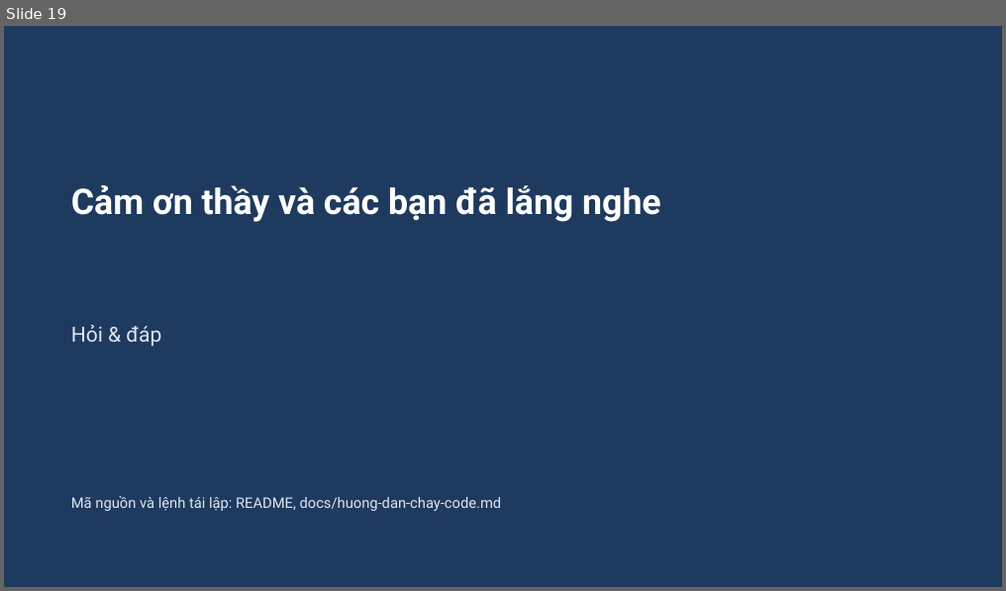
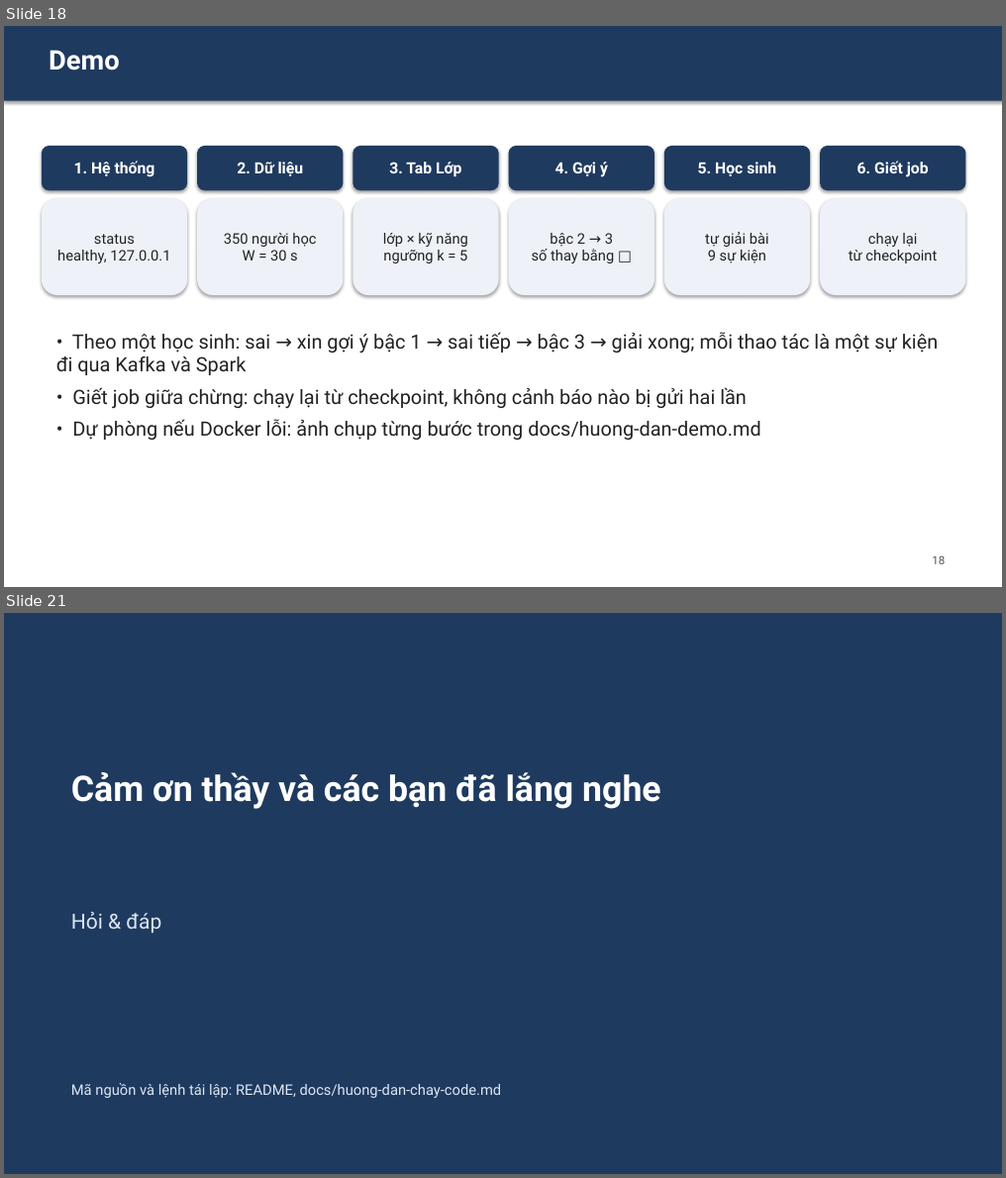
Before and after one commit to vankcdhv/ai-math-tutor, a slide deck: slides/slide.pptx. Shown one above the other, each under a label of ours: slide 19 before the commit, slides 18 and 21 after it; the slides between them are not shown. The pictures are 1006x591 and 1006x1178 pixels, drawn with LibreOffice and Linux fonts; fonts in the diff are those of the drawing. Boxes give left, top, right and bottom in pixels: in the first picture for what was removed or moved away, otherwise in the second. Text is boxed around its words. In the diff, an @@ line names an element or a change of style, - is before the commit and + after.

```diff
--- a/slides/slide.pptx
+++ b/slides/slide.pptx
@@ slide 18 added at box(4, 26, 1002, 587), background #FFFFFF @@
@@ rectangle added at box(4, 26, 1002, 101), fill #1F3A5F @@
@@ text added at box(49, 50, 120, 71), 26 pt, text #FFFFFF, bold @@
+Demo
@@ rounded rectangle added at box(42, 146, 187, 190), fill #1F3A5F, 15 pt, text #FFFFFF, bold @@
+1. Hệ thống
@@ rounded rectangle added at box(197, 146, 344, 190), fill #1F3A5F, 15 pt, text #FFFFFF, bold @@
+2. Dữ liệu
@@ rounded rectangle added at box(352, 146, 499, 190), fill #1F3A5F, 15 pt, text #FFFFFF, bold @@
+3. Tab Lớp
@@ rounded rectangle added at box(509, 146, 654, 190), fill #1F3A5F, 15 pt, text #FFFFFF, bold @@
+4. Gợi ý
@@ rounded rectangle added at box(664, 146, 810, 190), fill #1F3A5F, 15 pt, text #FFFFFF, bold @@
+5. Học sinh
@@ rounded rectangle added at box(820, 146, 966, 190), fill #1F3A5F, 15 pt, text #FFFFFF, bold @@
+6. Giết job
@@ rounded rectangle added at box(42, 198, 187, 295), fill #EEF2F8, 14 pt, text #222222 @@
+status
+healthy, 127.0.0.1
@@ rounded rectangle added at box(197, 198, 344, 295), fill #EEF2F8, 14 pt, text #222222 @@
+350 người học
+W = 30 s
@@ rounded rectangle added at box(352, 198, 499, 295), fill #EEF2F8, 14 pt, text #222222 @@
+lớp × kỹ năng
+ngưỡng k = 5
@@ rounded rectangle added at box(509, 198, 654, 295), fill #EEF2F8, 14 pt, text #222222 @@
+bậc 2 → 3
+số thay bằng □
@@ rounded rectangle added at box(664, 198, 810, 295), fill #EEF2F8, 14 pt, text #222222 @@
+tự giải bài
+9 sự kiện
@@ rounded rectangle added at box(820, 198, 966, 295), fill #EEF2F8, 14 pt, text #222222 @@
+chạy lại
+từ checkpoint
@@ text added at box(56, 332, 938, 440), 19 pt, text #222222 @@
+• Theo một học sinh: sai → xin gợi ý bậc 1 → sai tiếp → bậc 3 → giải xong; mỗi thao tác là một sự kiện đi qua Kafka và Spark
+• Giết job giữa chừng: chạy lại từ checkpoint, không cảnh báo nào bị gửi hai lần
+• Dự phòng nếu Docker lỗi: ảnh chụp từng bước trong docs/huong-dan-demo.md
@@ text added at box(932, 556, 944, 565), 11 pt, text #555555 @@
+18
@@ what was slide 19 is now slide 21 @@
```
Also in this commit, not shown: 15 slides changed, 3 other slides added, 2 slides removed.
